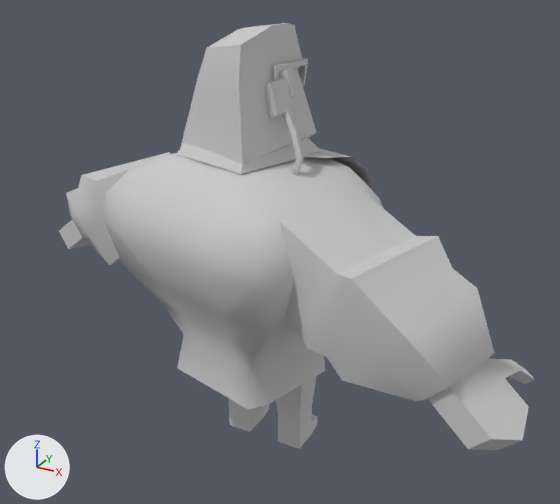
The FBX model Assets/Meshes/KM_Bodyguard.FBX as it was, and as the next commit left it.
Rendered twice from a camera (50 mm lens) standing at (0.28, -0.444, 0.439) and looking at (0.025, 0.021, 0.206). The axes (+X, +Y, +Z) are drawn at lower left. The lights are the same throughout. Where no turn or scale is listed for an object, it has been applied to the vertices.
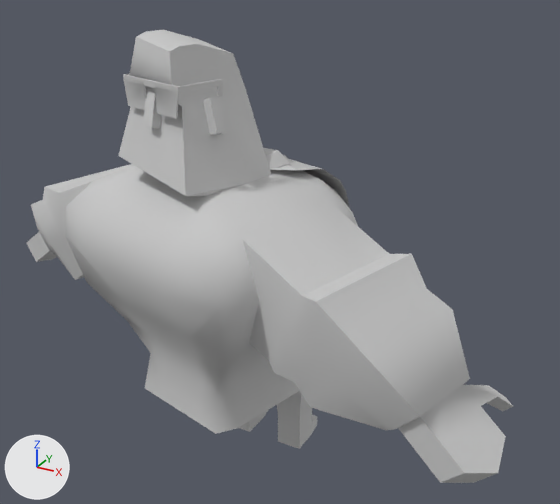
ob_head is not drawn itself; it is the parent of ob_glasses, ob_box007.

Edits to the scene script, one JSON object a line:
```json
{"op": "set", "path": "ob_box004.location", "old": "(0.0011, 0.0061, 0.2279)", "new": "(-0.0038, -0.0294, 0.2279)"}
{"op": "set", "path": "ob_head.location", "old": "(0.00147, 0.00756, 0.282)", "new": "(-0.00147, -0.037, 0.282)"}
{"op": "set", "path": "ob_head.rotation_euler", "old": "(0.0, 0.0, -0.262)", "new": "(0.0, 0.0, 2.88)", "note": "degrees (0, 0, -15) -> degrees (0, 0, 165)"}
```

Location of each change, [x1, y1, x2, y2] in pixels of the pictures (560 x 504 px):
```json
{"object": "Box004", "change": "moved", "before": [59, 138, 535, 450], "after": [27, 148, 514, 483]}
{"object": "Box007", "change": "moved, turned", "before": [180, 23, 317, 175], "after": [118, 30, 271, 196]}
{"object": "Plane001", "change": "moved, turned", "before": [274, 58, 308, 86], "after": [123, 73, 223, 119]}
```
